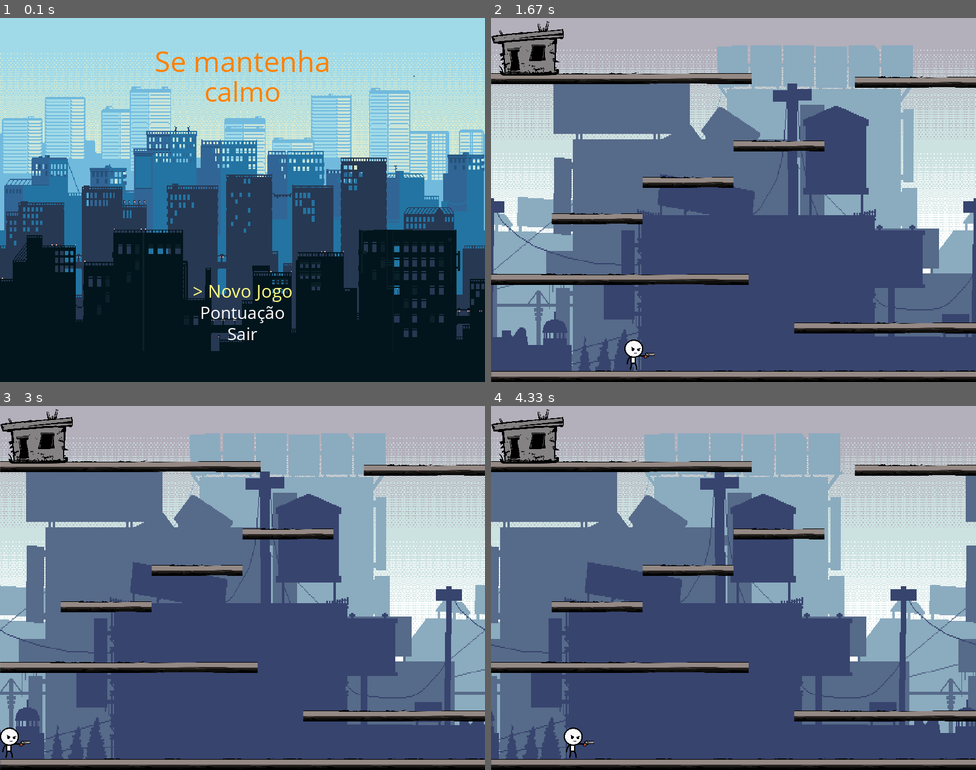
Above: before the commit, frames 1-4 (two rows, left to right).
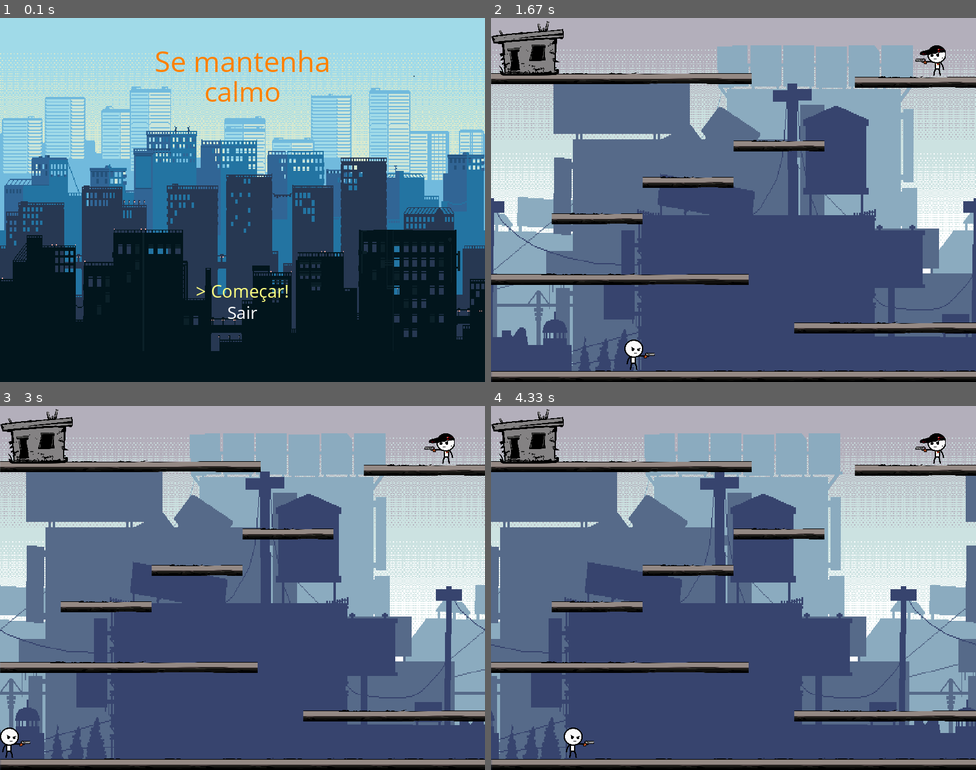
Above: after the commit, the same moments.

Repository: GGarnize/JogoDemoPyGame
Game: pygame game, started from main.py
Two runs of this game, one before a commit and one after it. Both use one fixed random seed, a clock stepped at 60 frames per second and the inputs below.
Inputs:
- Up to frame 1 (0.1 s): no input
- Up to frame 2 (1.67 s): tap Enter at 0.33 s; hold Up 0.67-1.13 s; hold Right 1.17-1.63 s
- Up to frame 3 (3 s): hold Left 1.67-2.2 s; hold Left 2.23-2.63 s; hold Up from 2.67 s (still down)
- Up to frame 4 (4.33 s): release Up at 3.03 s; hold Right 3.07-3.7 s; hold Left 3.73-4.2 s; hold Right from 4.23 s (still down)

The runs differ from the first frame. In frame 1, 0.7% of the frame differs, in the area x 39-61%, y 73-89%; in frame 2, 0.2%; in frame 3, 0.2%; in frame 4, 0.2%.

Commit message:
checkpoint

Diff:
--- a/Config.py
+++ b/Config.py
@@ -21,7 +21,7 @@
 CHAO_LOCALIZACAO = []
 
 # Opções de menu
-OPCOES_MENU = ["Novo Jogo", "Pontuação", "Sair"]
+OPCOES_MENU = ["Começar!", "Sair"]
 
 # Parâmetros de física
 GRAVIDADE = 3.2
--- a/codigo/FabricaEntidades.py
+++ b/codigo/FabricaEntidades.py
@@ -22,7 +22,11 @@
                            construcao=kwargs.get("construcao", []),
                            )
         elif tipo == "inimigo":
-            return Inimigo(kwargs.get("posicao", (300, 50)))
+            return Inimigo(posicao=kwargs.get("posicao", (300, 50)),
+                           chao=kwargs.get("chao", []),
+                           plataforma=kwargs.get("plataforma", []),
+                           construcao=kwargs.get("construcao", []))
+
         elif tipo == "plataforma":
             posicao = kwargs.get("posicao", (100, 200))
             tamanho = (kwargs.get("width", PLATAFORMA_LARGURA), kwargs.get("height", PLATAFORMA_ALTURA))
--- a/codigo/Fase.py
+++ b/codigo/Fase.py
@@ -41,6 +41,11 @@
                                                                     chao=chao,
                                                                     plataforma=lista_plataforma,
                                                                     construcao=lista_construcao))
+        self.lista_entidades.append(FabricaEntidades.criar_entidade('inimigo',
+                                                                    posicao=(700, 40),
+                                                                    chao=chao,
+                                                                    plataforma=lista_plataforma,
+                                                                    construcao=lista_construcao))
 
     def executar(self):
         while True:
--- a/codigo/Inimigo.py
+++ b/codigo/Inimigo.py
@@ -2,23 +2,16 @@
 from codigo.Pessoa import Pessoa
 
 class Inimigo(Pessoa):
-    def __init__(self, posicao):
-        super().__init__("Inimigo", posicao)
+    def __init__(self, posicao, chao, plataforma, construcao):
+        super().__init__(img="inimigo", chao_lista=chao, plataforma_lista=plataforma, construcao_lista=construcao)
         # Cria imagem simples para o inimigo (por exemplo, retângulo azul)
-        self.image = pygame.Surface((40, 40))
-        self.image.fill((0, 0, 255))
+        self.image = pygame.image.load('./recurso/Inimigo.png').convert_alpha()
+        self.image = pygame.transform.scale(self.image, (50, 50))
         self.rect = self.image.get_rect(topleft=posicao)
-        self.direcao = 1
-        self.velocidade = 3
 
     def mover(self):
-        # Movimento simples horizontal
-        self.rect.x += self.velocidade * self.direcao
-        # Troca de direção em limites definidos (ajuste conforme o seu nível)
-        if self.rect.x > 600 or self.rect.x < 100:
-            self.direcao *= -1
         # Aplica gravidade, se necessário (dependendo da mecânica)
-        self.aplicar_gravidade()
+        pass
 
     def atualizar(self):
-        pass
+        self.update()
Renamed: recurso/orijetil.png -> recurso/projetil.png
